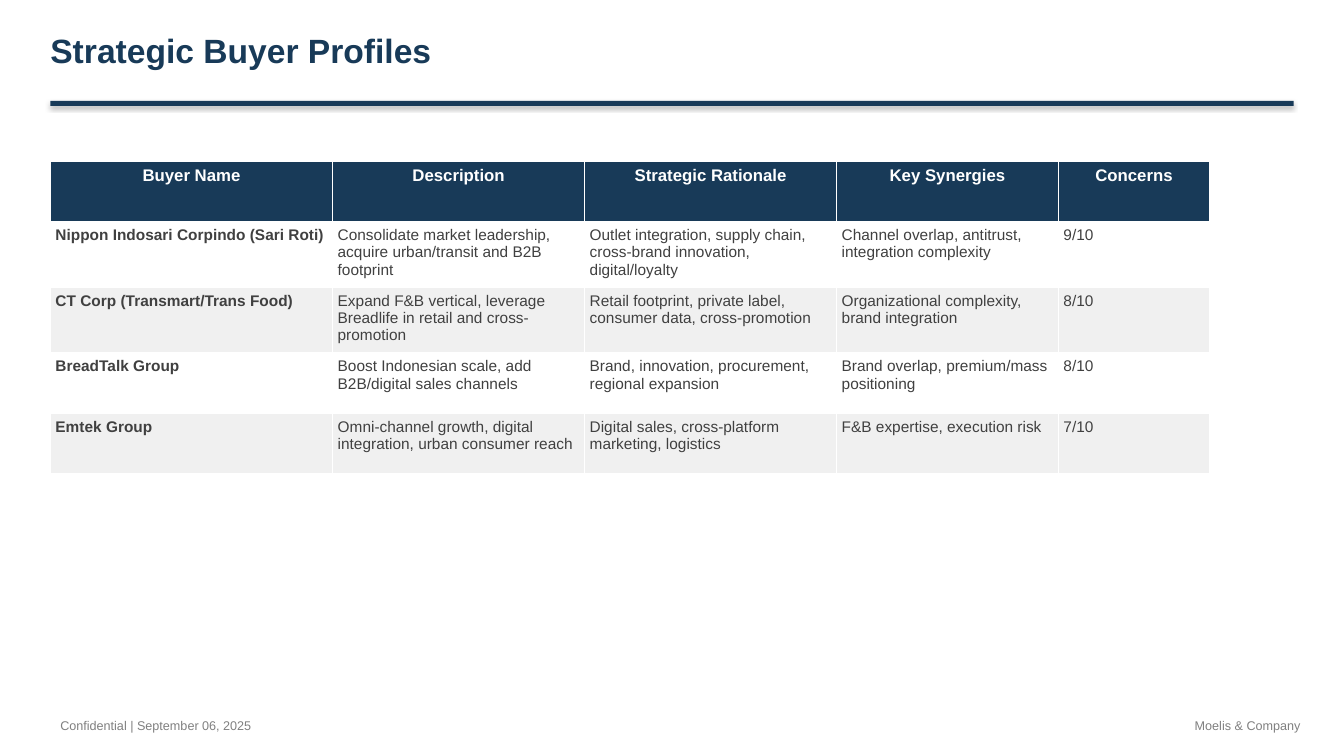
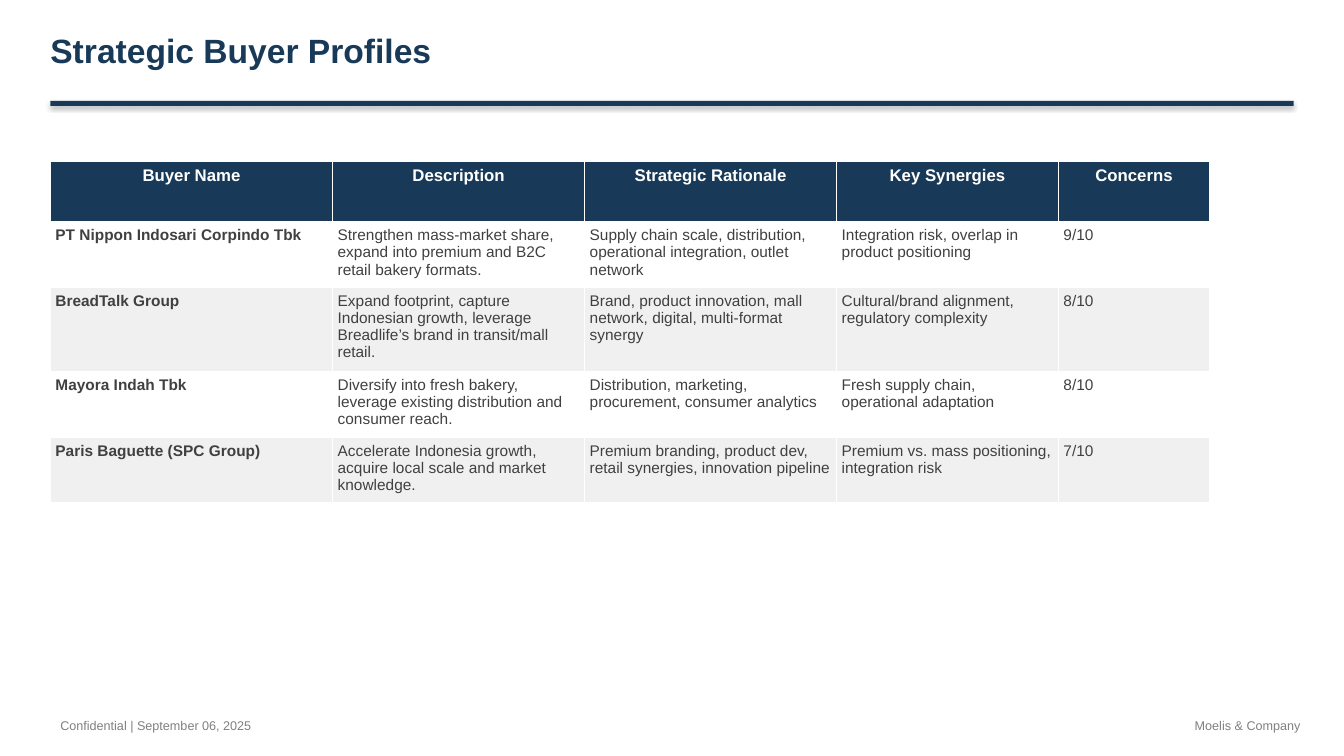
Before and after one commit to alinvb/slide_generator, a slide deck: slide 15 of ai_generated_deck.pptx (slide 20 before the commit). Drawn at 1344x756 pixels with LibreOffice and Linux fonts; fonts in the diff are those of the drawing. Boxes give left, top, right and bottom in pixels: in the first picture for what was removed or moved away, otherwise in the second. Text is boxed around its words. In the diff, an @@ line names an element or a change of style, - is before the commit and + after.

```diff
--- a/ai_generated_deck.pptx
+++ b/ai_generated_deck.pptx
@@ table at [50, 161, 1210, 497] @@
-row 2: Nippon Indosari Corpindo (Sari Roti) | Consolidate market leadership, acquire urban/transit and B2B footprint | Outlet integration, supply chain, cross-brand innovation, digital/loyalty | Channel overlap, antitrust, integration complexity | 9/10
+row 2: PT Nippon Indosari Corpindo Tbk | Strengthen mass-market share, expand into premium and B2C retail bakery formats. | Supply chain scale, distribution, operational integration, outlet network | Integration risk, overlap in product positioning | 9/10
-row 3: CT Corp (Transmart/Trans Food) | Expand F&B vertical, leverage Breadlife in retail and cross-promotion | Retail footprint, private label, consumer data, cross-promotion | Organizational complexity, brand integration | 8/10
+row 3: BreadTalk Group | Expand footprint, capture Indonesian growth, leverage Breadlife’s brand in transit/mall retail. | Brand, product innovation, mall network, digital, multi-format synergy | Cultural/brand alignment, regulatory complexity | 8/10
-row 4: BreadTalk Group | Boost Indonesian scale, add B2B/digital sales channels | Brand, innovation, procurement, regional expansion | Brand overlap, premium/mass positioning | 8/10
+row 4: Mayora Indah Tbk | Diversify into fresh bakery, leverage existing distribution and consumer reach. | Distribution, marketing, procurement, consumer analytics | Fresh supply chain, operational adaptation | 8/10
-row 5: Emtek Group | Omni-channel growth, digital integration, urban consumer reach | Digital sales, cross-platform marketing, logistics | F&B expertise, execution risk | 7/10
+row 5: Paris Baguette (SPC Group) | Accelerate Indonesia growth, acquire local scale and market knowledge. | Premium branding, product dev, retail synergies, innovation pipeline | Premium vs. mass positioning, integration risk | 7/10
```
Also in this commit, not shown: 11 other slides changed, 1 slide added, 6 slides removed, 2 other files.
